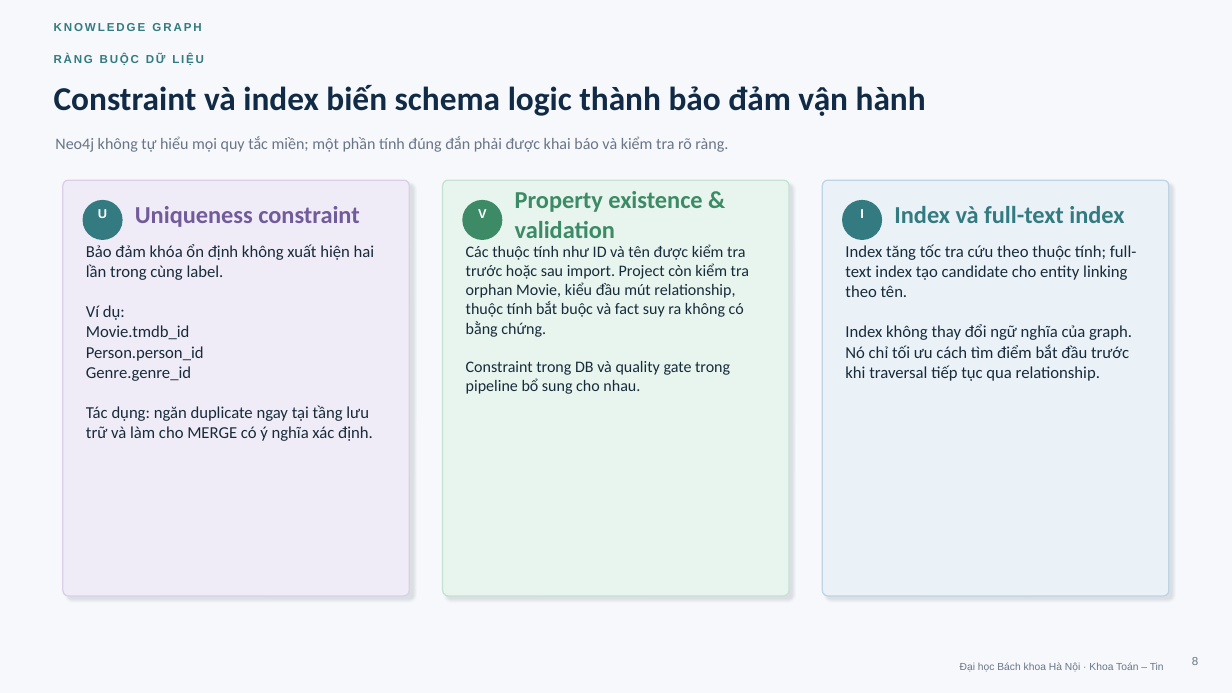
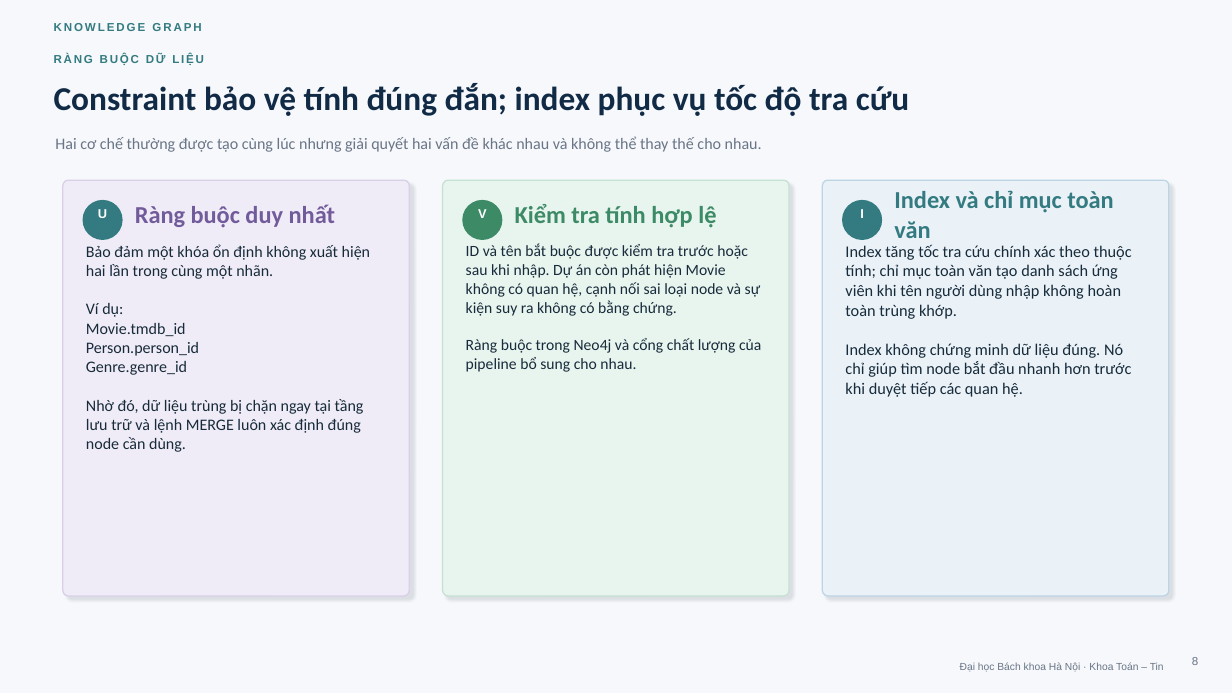
Before and after one commit to khanhhk/advanced_database, a slide deck: slide 8 of docs/deliverables/slide/movie_knowledge_graph_defense.pptx. Drawn at 1232x693 pixels with LibreOffice and Linux fonts; fonts in the diff are those of the drawing. Boxes give left, top, right and bottom in pixels: in the first picture for what was removed or moved away, otherwise in the second. Text is boxed around its words. In the diff, an @@ line names an element or a change of style, - is before the commit and + after.

```diff
--- a/docs/deliverables/slide/movie_knowledge_graph_defense.pptx
+++ b/docs/deliverables/slide/movie_knowledge_graph_defense.pptx
@@ text at [54,83,909,116]: text changed @@
-Constraint và index biến schema logic thành bảo đảm vận hành
+Constraint bảo vệ tính đúng đắn; index phục vụ tốc độ tra cứu
@@ text at [55,136,762,152]: text changed @@
-Neo4j không tự hiểu mọi quy tắc miền; một phần tính đúng đắn phải được khai báo và kiểm tra rõ ràng.
+Hai cơ chế thường được tạo cùng lúc nhưng giải quyết hai vấn đề khác nhau và không thể thay thế cho nhau.
@@ text at [135,204,335,227]: text changed @@
-Uniqueness constraint
+Ràng buộc duy nhất
@@ text at [515,204,716,228]: text changed @@
-Property existence & validation
+Kiểm tra tính hợp lệ
@@ text at [894,190,1113,238]: text changed @@
-Index và full-text index
+Index và chỉ mục toàn văn
@@ text at [86,244,370,279]: text changed; size 13 to 12.5 pt @@
-Bảo đảm khóa ổn định không xuất hiện hai lần trong cùng label.
+Bảo đảm một khóa ổn định không xuất hiện hai lần trong cùng một nhãn.
@@ text at [466,243,761,372]: text changed; size 12.5 to 12.2 pt @@
-Các thuộc tính như ID và tên được kiểm tra trước hoặc sau import. Project còn kiểm tra orphan Movie, kiểu đầu mút relationship, thuộc tính bắt buộc và fact suy ra không có bằng chứng.
-Constraint trong DB và quality gate trong pipeline bổ sung cho nhau.
+ID và tên bắt buộc được kiểm tra trước hoặc sau khi nhập. Dự án còn phát hiện Movie không có quan hệ, cạnh nối sai loại node và sự kiện suy ra không có bằng chứng.
+Ràng buộc trong Neo4j và cổng chất lượng của pipeline bổ sung cho nhau.
@@ text at [845,244,1132,397]: text changed; size 13 to 12.7 pt @@
-Index tăng tốc tra cứu theo thuộc tính; full-text index tạo candidate cho entity linking theo tên.
-Index không thay đổi ngữ nghĩa của graph. Nó chỉ tối ưu cách tìm điểm bắt đầu trước khi traversal tiếp tục qua relationship.
+Index tăng tốc tra cứu chính xác theo thuộc tính; chỉ mục toàn văn tạo danh sách ứng viên khi tên người dùng nhập không hoàn toàn trùng khớp.
+Index không chứng minh dữ liệu đúng. Nó chỉ giúp tìm node bắt đầu nhanh hơn trước khi duyệt tiếp các quan hệ.
@@ text at [86,303,199,375]: size 13 to 12.5 pt in "Ví dụ:", "Movie.tmdb_id", "Person.person_id", "Genre.genre_id" @@
@@ text at [86,399,364,452]: text changed; size 13 to 12.5 pt @@
-Tác dụng: ngăn duplicate ngay tại tầng lưu trữ và làm cho MERGE có ý nghĩa xác định.
+Nhờ đó, dữ liệu trùng bị chặn ngay tại tầng lưu trữ và lệnh MERGE luôn xác định đúng node cần dùng.
```
Also in this commit, not shown: 18 other slides changed, 4 other files.
